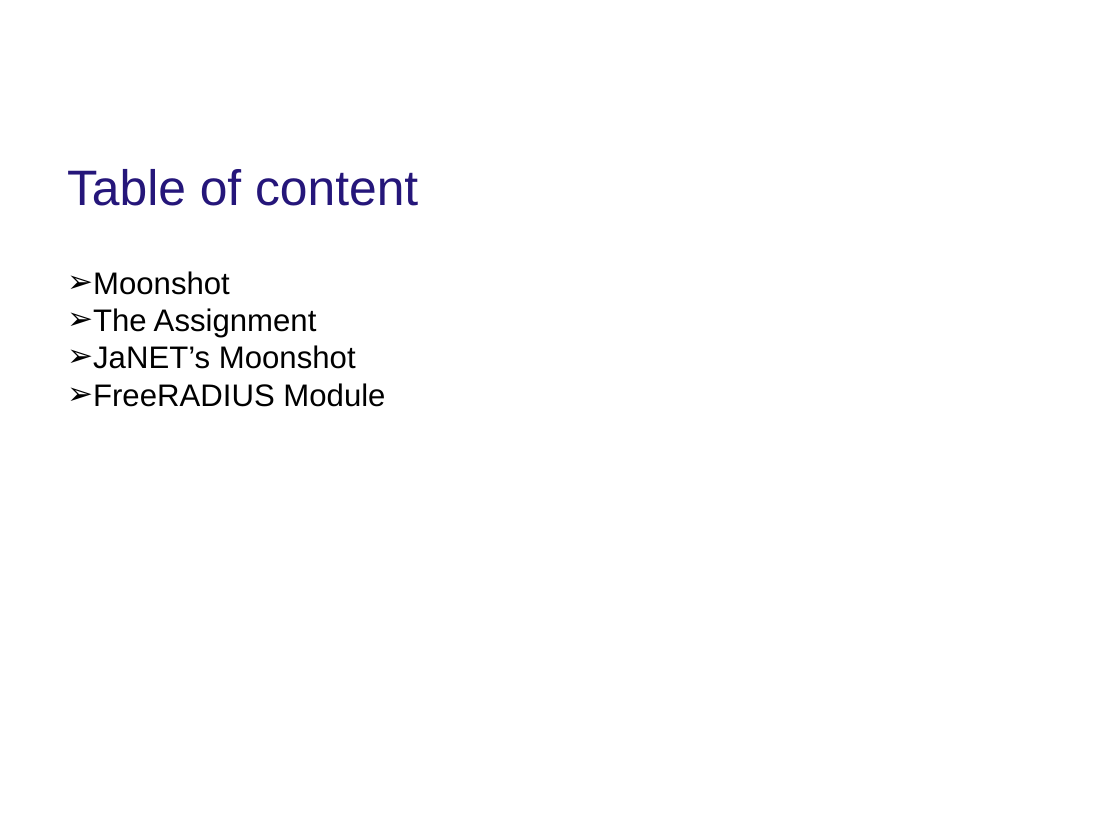
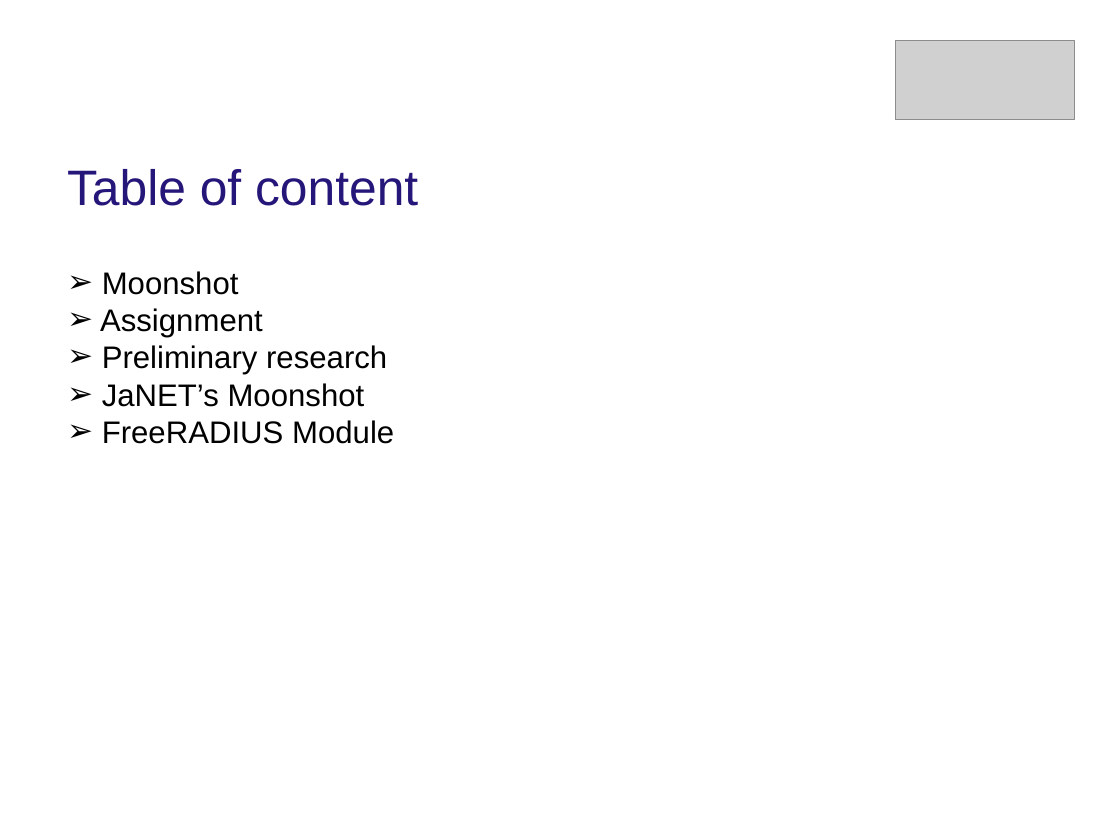
Before and after one commit to MoonshotNL/moonshotdocuments, a slide deck: slide 2 of Presentations/Final presentation.pptx. Drawn at 1120x840 pixels with LibreOffice and Linux fonts; fonts in the diff are those of the drawing; grey boxes stand for pictures; background and template pictures are left out. Boxes give left, top, right and bottom in pixels: in the first picture for what was removed or moved away, otherwise in the second. Text is boxed around its words. In the diff, an @@ line names an element or a change of style, - is before the commit and + after.

Commit message:
Updated research reports and presentations.

```diff
--- a/Presentations/Final presentation.pptx
+++ b/Presentations/Final presentation.pptx
@@ picture added at [895,40,1074,120] @@
@@ text at [100,308,387,375]: text changed @@
-➢ The Assignment
+➢ Assignment
+➢ Preliminary research
```
Also in this commit, not shown: 27 other slides changed, 7 slides added, 1 slide removed, 4 other files.
